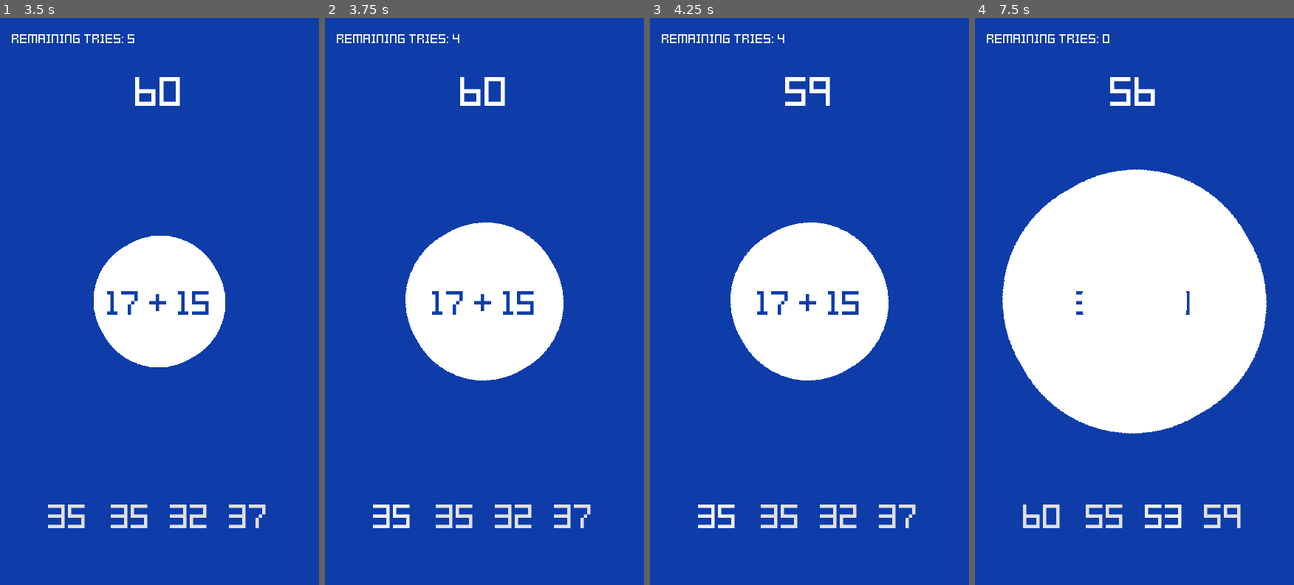
Above: before the commit, frames 1-4 (left to right).
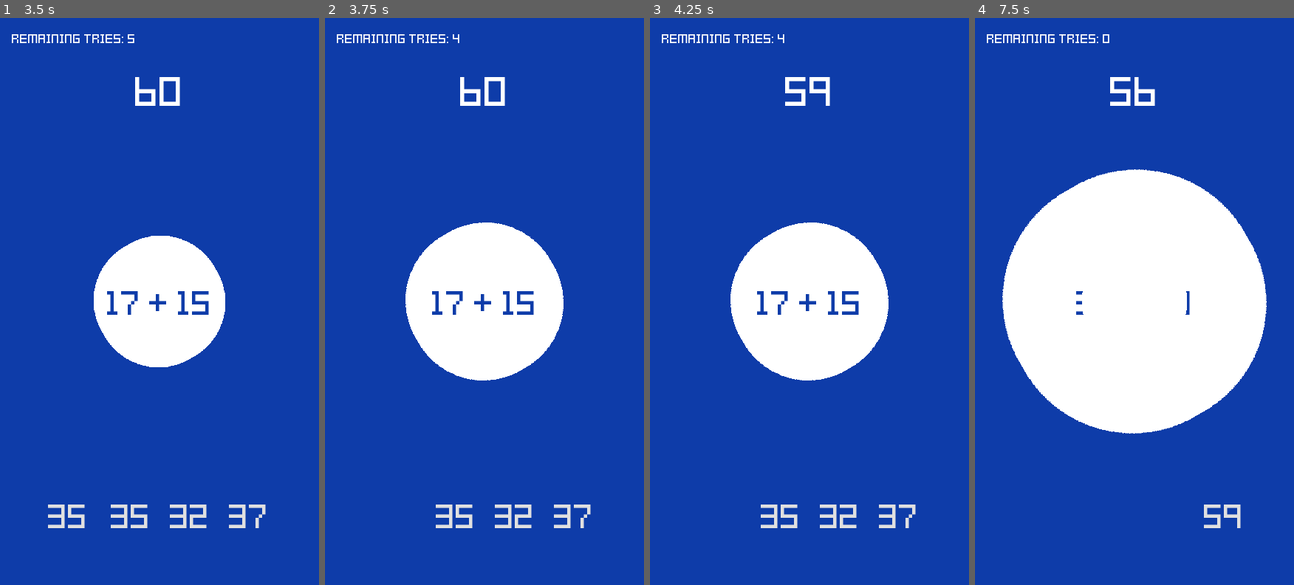
Above: after the commit, the same moments.

Repository: msanatan/Approximately
Game: Godot game, scene res://Scenes/MainMenu.tscn
Same seed, same stepped clock (60 frames per second), same inputs: the game is played once before the commit and once after it.
Inputs:
- Up to frame 1 (3.5 s): click "Play" at 0.5 s; click "Play" at 1.25 s; click "Play" at 2 s
- Up to frame 2 (3.75 s): click "35" at 3.5 s
- Up to frame 3 (4.25 s): no input
- Up to frame 4 (7.5 s): click "35" at 4.25 s; click "32" at 5 s; click "60" at 5.75 s; click "55" at 6.5 s; click "53" at 7.25 s

Frame 1 is identical in both runs. In frame 2, 0.3% of the frame differs, in the area x 15-27%, y 85-90%; in frame 3, 0.3%; in frame 4, 0.8%, in the area x 15-65%, y 85-90%.

Commit message:
Wrong answers disappear when selected

Diff:
--- a/Scenes/Game/Answers.tscn
+++ b/Scenes/Game/Answers.tscn
@@ -43,6 +43,9 @@
 custom_styles/disabled = SubResource( 7 )
 custom_styles/normal = SubResource( 3 )
 text = "27"
+__meta__ = {
+"_edit_use_anchors_": false
+}
 
 [node name="Answer3" type="Button" parent="."]
 margin_left = 224.0
--- a/Scripts/Game/Answers.gd
+++ b/Scripts/Game/Answers.gd
@@ -16,29 +16,34 @@
     answer_2.text = str(answers[1])
     answer_3.text = str(answers[2])
     answer_4.text = str(answers[3])
+    answer_1.visible = true
+    answer_2.visible = true
+    answer_3.visible = true
+    answer_4.visible = true
     correct_answer = correct_ans
 
-func is_correct_answer(answer: int):
+func is_correct_answer(answer: int, node: Button):
     var is_correct: bool = answer == correct_answer
 
     if is_correct:
         emit_signal('right_answer_selected')
     else:
+        node.visible = false
         emit_signal('wrong_answer_selected')
 
     return is_correct
 
 func _on_Answer1_pressed():
-    is_correct_answer(int(answer_1.text))
+    is_correct_answer(int(answer_1.text), answer_1)
 
 
 func _on_Answer2_pressed():
-    is_correct_answer(int(answer_2.text))
+    is_correct_answer(int(answer_2.text), answer_2)
 
 
 func _on_Answer3_pressed():
-    is_correct_answer(int(answer_3.text))
+    is_correct_answer(int(answer_3.text), answer_3)
 
 
 func _on_Answer4_pressed():
-    is_correct_answer(int(answer_4.text))
+    is_correct_answer(int(answer_4.text), answer_4)
